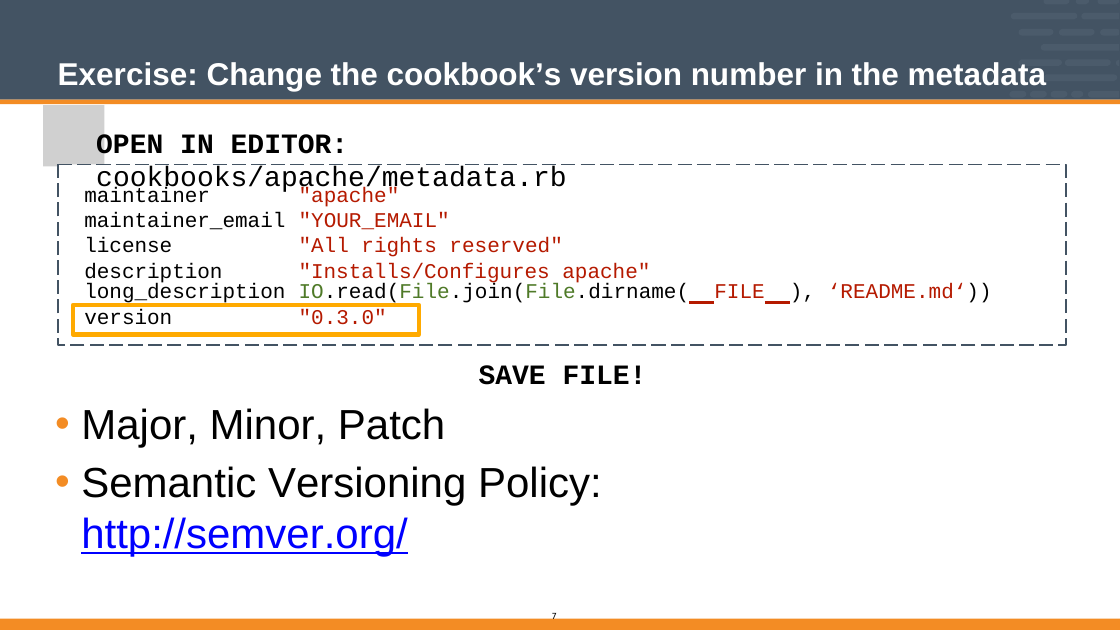
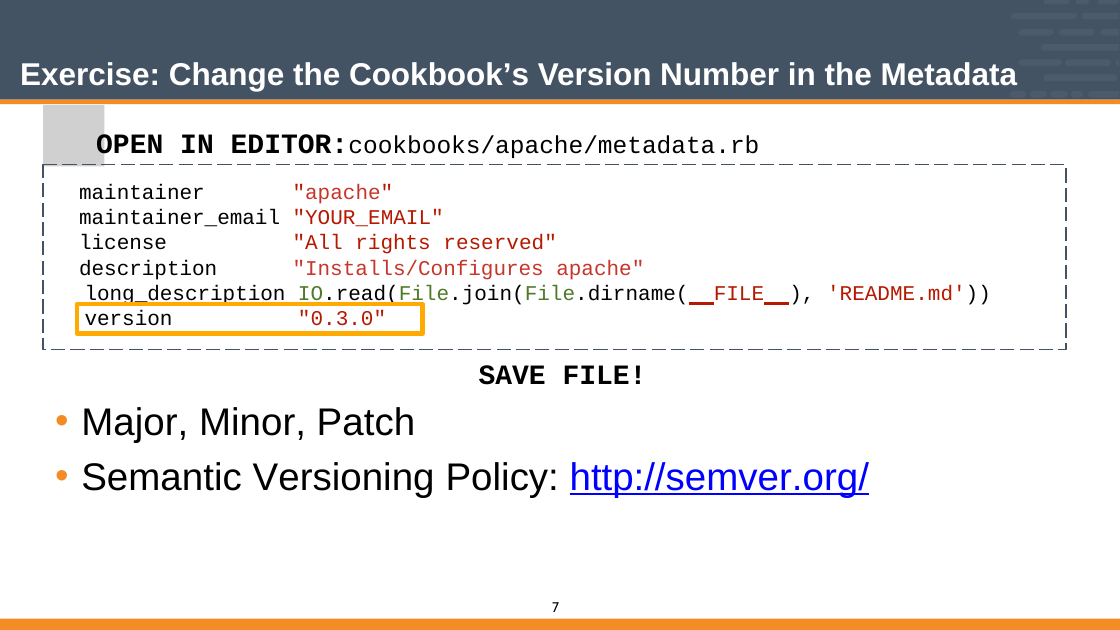
Before and after one commit to vinyar/chef-intermediate, a slide deck: slide 7 of Modules/04-Chef_Intermediate.pptx. Drawn at 1120x630 pixels with LibreOffice and Linux fonts; fonts in the diff are those of the drawing; grey boxes stand for pictures. Boxes give left, top, right and bottom in pixels: in the first picture for what was removed or moved away, otherwise in the second. Text is boxed around its words. In the diff, an @@ line names an element or a change of style, - is before the commit and + after.

Commit message:
Fixed code and other text formatting

```diff
--- a/Modules/04-Chef_Intermediate.pptx
+++ b/Modules/04-Chef_Intermediate.pptx
@@ title at [20, 62, 1018, 91]: text changed @@
-Exercise: Change the cookbook’s version number in the metadata
+Exercise: Change the Cookbook’s Version Number in the Metadata
@@ text at [96, 134, 759, 158]: text changed; size 32 to 28 pt @@
-OPEN IN EDITOR: cookbooks/apache/metadata.rb
+OPEN IN EDITOR:cookbooks/apache/metadata.rb
@@ freeform shape: place and size @@
-freeform shape at [58, 164, 1066, 345]
+freeform shape at [43, 164, 1065, 350]
@@ freeform shape removed at [58, 164, 1066, 345] @@
@@ text at [79, 184, 689, 332]: text changed @@
-maintainer maintainer_email license description
+maintainer "apache"
+maintainer_email "YOUR_EMAIL"
+license "All rights reserved"
+description "Installs/Configures apache"
+long_description IO.read(File.join(File.dirname( FILE ), 'README.md'))
+version "0.3.0"
@@ text removed at [299, 187, 650, 285] @@
-"apache" "YOUR_EMAIL"
-"All rights reserved" "Installs/Configures apache"
@@ table removed at [73, 282, 994, 336], 2 rows, 3 columns @@
-long_description | IO.read(File.join(File.dirname( FILE ), | ‘README.md‘))
-version | "0.3.0" | 
@@ freeform shape: place and size @@
-freeform shape at [73, 305, 419, 334]
+freeform shape at [77, 304, 423, 333]
@@ text at [81, 407, 869, 497]: size 48 to 44 pt in "Major, Minor, Patch", "Semantic Versioning Policy: http://semver.org/" @@
@@ page number: place and size @@
-page number at [552, 612, 556, 622]
+page number at [552, 602, 559, 612]
@@ page number at [552, 602, 559, 612]: size 10 to 16 pt @@
```
Also in this commit, not shown: 55 other slides changed.
